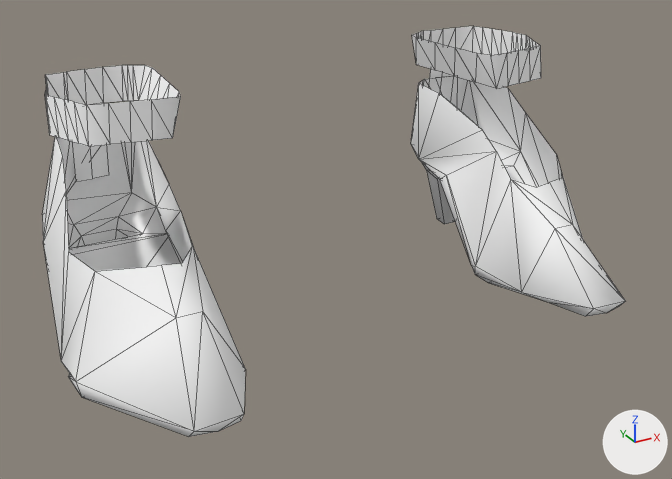
Renders of the Blender file _assets/Models/M_FancyShoes3.blend from each side of a commit.
Before and after are seen from a 50 mm lens placed at (-0.00207, -0.00342, 0.00207), pointed at (-0.00011, 0.00014, 0.00029). Arrows for +X, +Y and +Z are at lower right; the lights stay in place. Mesh edges are drawn as thin lines.

Before the edit, the objects in view are built like this:
```python
me_mesh_010 = bpy.data.meshes.new('Mesh.010')
me_mesh_010.from_pydata(...)  # 243 vertices, 294 faces; spans x -0.143..0.143, y -0.01..0.105, z -0.098..0.056
me_mesh_010.materials.append(mat_body_mat_010)  # its picture is missing
ob_body = bpy.data.objects.new('Body', me_mesh_010)
ob_body.location = (0.0, 0.0, 0.0)
ob_body.rotation_euler = (1.571, 0.0, 0.0)  # degrees (90, 0, 0)
ob_body.scale = (0.01, 0.01, 0.01)
```
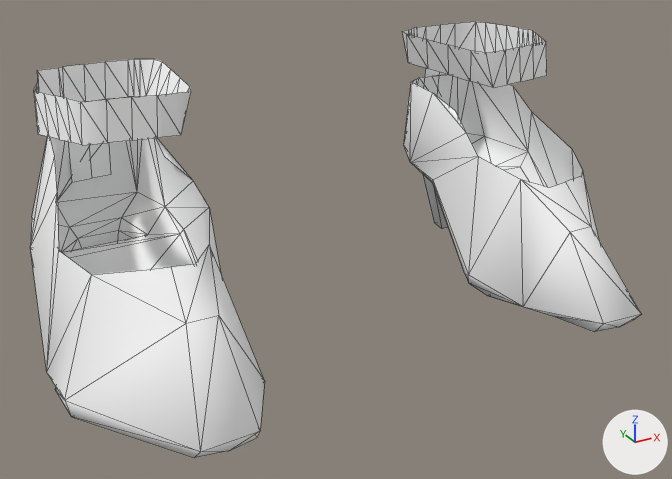
Commit message: update fancy shoes

What changed in the scene script:
```text
Change me_mesh_010:
    used by ob_body; location = (0.0, 0.0, 0.0); rotation_euler = (1.571, 0.0, 0.0), in degrees (90, 0, 0); scale = (0.01, 0.01, 0.01)
    remove me_mesh_010.from_pydata(...)  # 243 vertices, 294 faces; spans x -0.143..0.143, y -0.01..0.105, z -0.098..0.056
    add me_mesh_010.from_pydata(...)  # 243 vertices, 294 faces; spans x -0.15..0.15, y -0.013..0.107, z -0.1..0.066
    me_mesh_010 part 1: the loose piece of 59 vertices spanning x 0.074..0.13, y 0.05..0.105, z -0.095..-0.022 is scaled about its middle by (1.18, 1.05, 1.05), then moved by (0.0, 0.001, 0.0)
    me_mesh_010 part 2: the loose piece of 59 vertices spanning x -0.13..-0.073, y 0.05..0.105, z -0.095..-0.022 is scaled about its middle by (1.18, 1.05, 1.05), then moved by (0.0, 0.001, 0.0)
    me_mesh_010 part 3: 59 of 243 vertices moved; they spanned x 0.073..0.143, y -0.01..0.078, z -0.098..0.056 and now span x 0.067..0.15, y -0.013..0.078, z -0.1..0.066; mean shift (-0.001, -0.001, 0.002); largest move (0.093, 0.026, 0.022) -> (0.091, 0.03, 0.034)
    me_mesh_010 part 4: 59 of 243 vertices moved; they spanned x -0.143..-0.073, y -0.01..0.078, z -0.098..0.056 and now span x -0.15..-0.067, y -0.013..0.078, z -0.1..0.066; mean shift (0.001, -0.001, 0.002); largest move (-0.093, 0.03, 0.025) -> (-0.092, 0.033, 0.037)
```

What differs and where, as boxes (x1, y1, x2, y2) in the pictures (672 x 479 px; the box of a moved part takes in the faces that stretch with it):
'Body', reshaped (6% taller)
    before: (42, 26, 625, 437)
    after: (30, 21, 641, 458)
part 1 of me_mesh_010, moved or reshaped
    before: (412, 26, 541, 102)
    after: (402, 21, 547, 105)
part 2 of me_mesh_010, moved or reshaped
    before: (45, 65, 181, 182)
    after: (34, 59, 191, 182)
part 3 of me_mesh_010, moved or reshaped
    before: (411, 76, 625, 316)
    after: (404, 74, 641, 332)
part 4 of me_mesh_010, moved or reshaped
    before: (42, 137, 245, 437)
    after: (30, 136, 264, 458)
